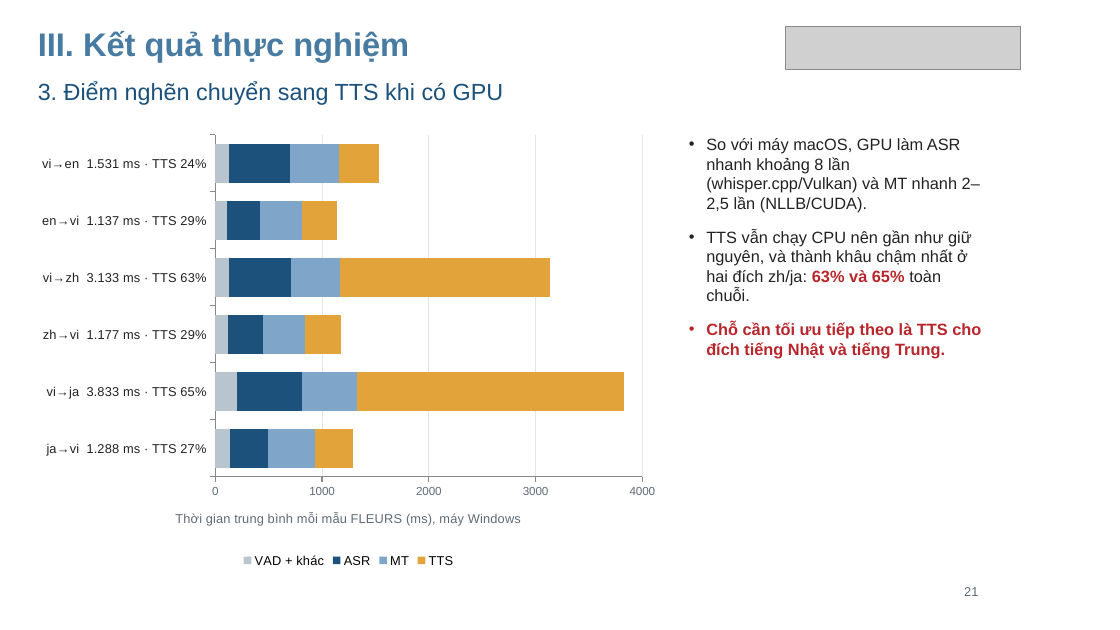
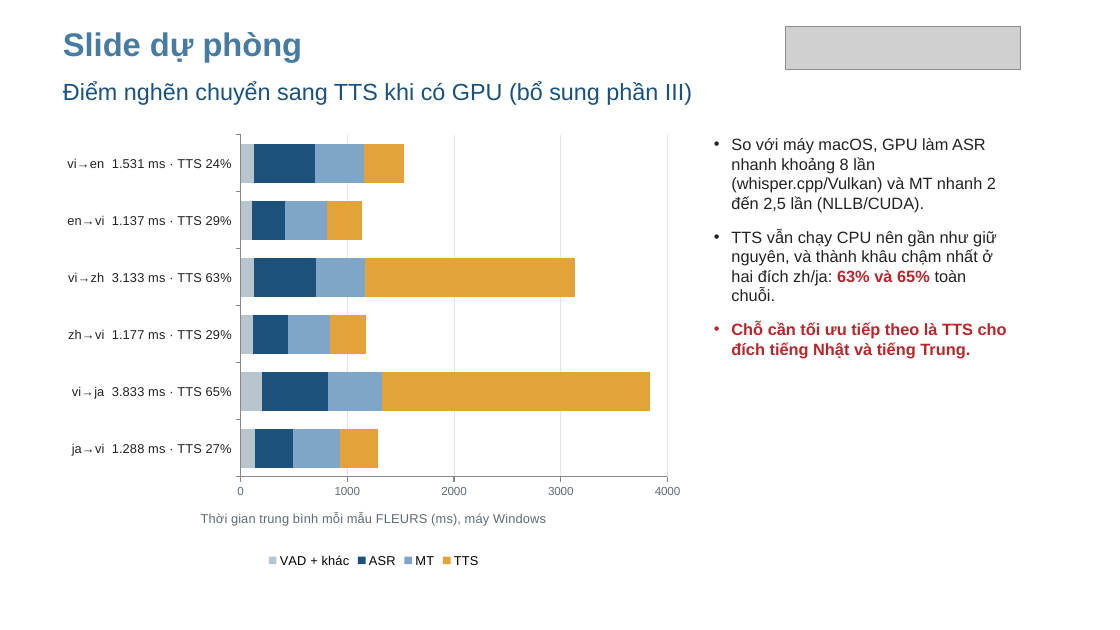
Before and after one commit to RokeyHung/local-live-voice-translator, a slide deck: slide 42 of docs/slides/24410300_NgoManhHung_SlideBaoVe.pptx (slide 21 before the commit). Drawn at 1120x630 pixels with LibreOffice and Linux fonts; fonts in the diff are those of the drawing; grey boxes stand for pictures; background and template pictures are left out. Boxes give left, top, right and bottom in pixels: in the first picture for what was removed or moved away, otherwise in the second. Text is boxed around its words. In the diff, an @@ line names an element or a change of style, - is before the commit and + after.

```diff
--- a/docs/slides/24410300_NgoManhHung_SlideBaoVe.pptx
+++ b/docs/slides/24410300_NgoManhHung_SlideBaoVe.pptx
@@ text at [63,32,303,62]: text changed @@
-III. Kết quả thực nghiệm
+Slide dự phòng
@@ text at [63,82,692,105]: text changed @@
-3. Điểm nghẽn chuyển sang TTS khi có GPU
+Điểm nghẽn chuyển sang TTS khi có GPU (bổ sung phần III)
@@ bar stacked chart: place and size @@
-bar stacked chart at [29,126,668,571]
+bar stacked chart at [55,126,693,571]
@@ text "So với máy macOS, GPU ...": place and size @@
-text "So với máy macOS, GPU ..." at [706,138,981,358]
+text "So với máy macOS, GPU ..." at [731,138,1007,358]
@@ text at [731,138,996,213]: text changed @@
-• So với máy macOS, GPU làm ASR nhanh khoảng 8 lần (whisper.cpp/Vulkan) và MT nhanh 2–2,5 lần (NLLB/CUDA).
+• So với máy macOS, GPU làm ASR nhanh khoảng 8 lần (whisper.cpp/Vulkan) và MT nhanh 2 đến 2,5 lần (NLLB/CUDA).
@@ text removed at [964,587,978,596] @@
-21
```
Also in this commit, not shown: 30 other slides changed, 14 slides added, 45 other files.
